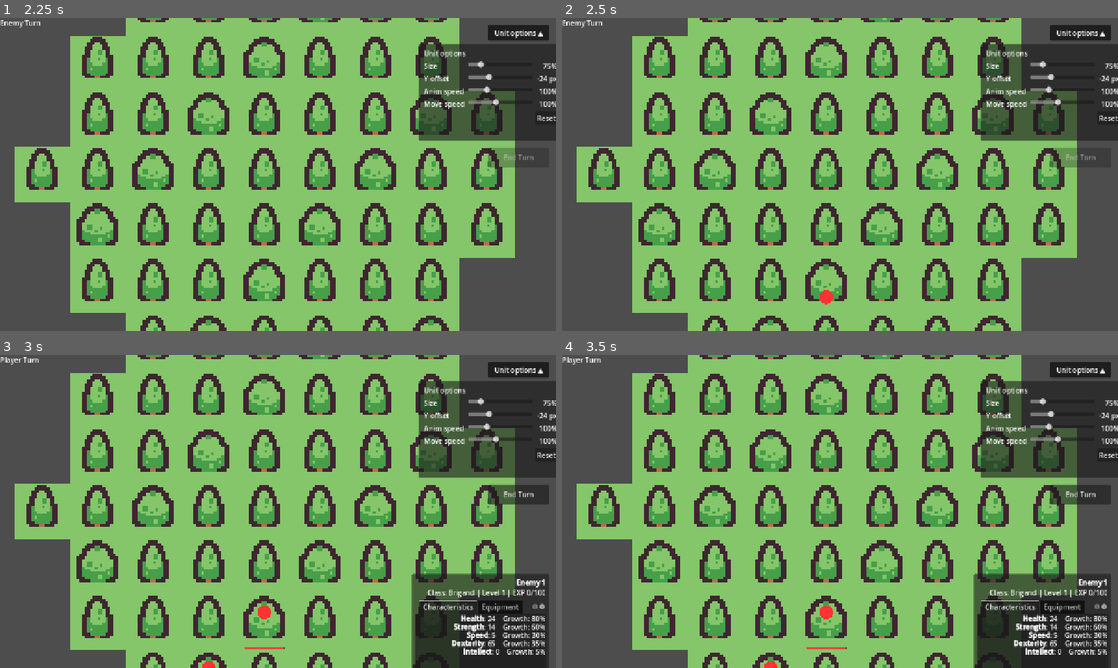
Above: before the commit, frames 1-4 (two rows, left to right).
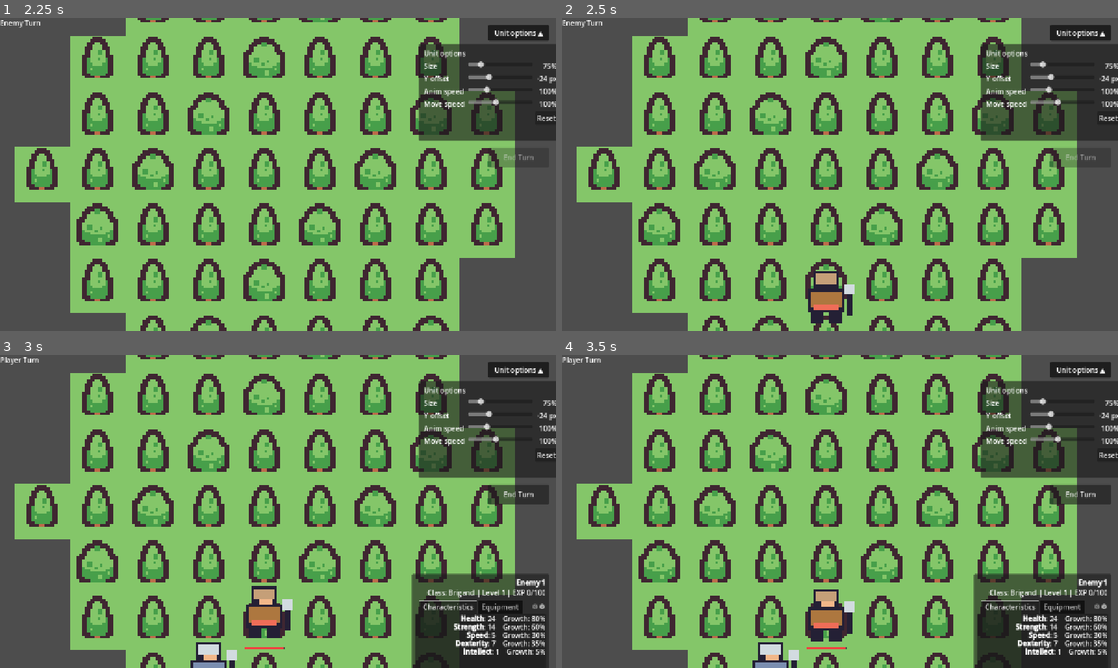
Above: after the commit, the same moments.

Repository: Baptisteberard/srpg
Game: Godot game, scene res://game_map2.tscn
Same seed, same stepped clock (60 frames per second), same inputs: the game is played once before the commit and once after it. This scene is started directly instead of the project's main scene.
Inputs (mouse positions are in pixels of both pictures, inside the frame that each line leads up to):
- Up to frame 1 (2.25 s): click "End Turn" at 0.5 s; click "Unit options ▼" at 1.25 s; click "End Turn" at 2 s
- Up to frame 2 (2.5 s): no input
- Up to frame 3 (3 s): tap Enter at 2.75 s; drag from (266, 624) to (333, 442) at 2.77 s
- Up to frame 4 (3.5 s): no input

Frame 1 is identical in both runs. In frame 2, 1.0% of the frame differs, in the area x 44-53%, y 80-98%; in frame 3, 1.7%; in frame 4, 1.7%, in the area x 34-98%, y 74-100%.

Commit message:
feat: complete roster battle sprites and terrain backdrops

Diff:
--- a/battle/battle_presentation.gd
+++ b/battle/battle_presentation.gd
@@ -4,10 +4,22 @@
 const GOLD := Color("#ffdc89")
 const FighterPack = preload("res://battle/fighter_animation_pack.gd")
 const BACKGROUND_DIR := "res://assets/local_battle_backgrounds/"
+const BUNDLED_BACKGROUNDS := {
+	"plains": preload("res://assets/battle_backgrounds/plains.png"),
+	"forest": preload("res://assets/battle_backgrounds/forest.png"),
+}
+const PLATFORM_SHEETS := {
+	"plains": preload("res://assets/battle_backgrounds/plains_platform.png"),
+	"forest": preload("res://assets/battle_backgrounds/forest_platform.png"),
+}
 const FAN_PACKS := {
+	"Recruit:Spear": ["recruit_lance/Lance.txt", Vector2(156, 104), [1, 3, 5, 6]],
 	"Archer:Bow": ["fletchling_bow/Bow.txt", Vector2(146, 104), [5, 6]],
 	"Brigand:Axe": ["oni_axe/Axe.txt", Vector2(160, 108), [1, 3]],
 	"Soldier:Spear": ["halberdier_lance/Lance.txt", Vector2(155, 104), [1, 3, 5, 6]],
+	"Thief:Dagger": ["hooded_knife/Knife.txt", Vector2(162, 106), [1, 3]],
+	"Fighter:Axe": ["fighter_axe/Axe.txt", Vector2(153, 105), [1, 3]],
+	"Knight:Spear": ["stalwart_lance/Lance.txt", Vector2(159, 101), [1, 3, 5, 6]],
 }
 
 var fighters: Array[Unit] = []
@@ -17,7 +29,9 @@
 var critical := false
 var forest_encounter := false
 var battle_background: Texture2D
+var battle_platform: Texture2D
 var backgrounds: Dictionary[String, Texture2D] = {}
+var platforms: Dictionary[String, Texture2D] = {}
 var fan_packs: Dictionary = {}
 var attack_mode := 1
 var attack_frame: Texture2D
@@ -35,7 +49,9 @@
 func begin(attacker: Unit, defender: Unit) -> void:
 	fighters.assign([attacker, defender] if attacker.faction == Unit.Faction.PLAYER else [defender, attacker])
 	forest_encounter = attacker.get_terrain_avoid() > 0 or defender.get_terrain_avoid() > 0
-	battle_background = _get_battle_background("forest" if forest_encounter else "plains")
+	var terrain := "forest" if forest_encounter else "plains"
+	battle_background = _get_battle_background(terrain)
+	battle_platform = _get_battle_platform(terrain) if battle_background == BUNDLED_BACKGROUNDS[terrain] else null
 	for fighter in fighters:
 		var key := _pack_key(fighter)
 		if FAN_PACKS.has(key) and not fan_packs.has(key):
@@ -111,34 +127,38 @@
 			var pixels := Image.load_from_file(path)
 			if pixels != null and not pixels.is_empty():
 				backgrounds[terrain] = ImageTexture.create_from_image(pixels)
+		if not backgrounds.has(terrain):
+			backgrounds[terrain] = BUNDLED_BACKGROUNDS[terrain]
 	return backgrounds.get(terrain)
 
+func _get_battle_platform(terrain: String) -> Texture2D:
+	if not platforms.has(terrain):
+		var sheet: Texture2D = PLATFORM_SHEETS[terrain]
+		var pixels := sheet.get_image().get_region(Rect2i(0, 0, 104, 32))
+		pixels.convert(Image.FORMAT_RGBA8)
+		var key := pixels.get_pixel(0, 31)
+		for y in range(pixels.get_height()):
+			for x in range(pixels.get_width()):
+				# The next platform's top row begins at x = 88.
+				if (y < 16 and x >= 88) or pixels.get_pixel(x, y) == key:
+					pixels.set_pixel(x, y, Color.TRANSPARENT)
+		platforms[terrain] = ImageTexture.create_from_image(pixels)
+	return platforms.get(terrain)
+
 func _draw_battle_background() -> void:
-	if battle_background != null:
-		var viewport_rect := Rect2(Vector2.ZERO, size)
-		var source_size := battle_background.get_size()
-		var scale_to_cover := maxf(size.x / source_size.x, size.y / source_size.y)
-		var visible_size := size / scale_to_cover
-		var source_rect := Rect2((source_size - visible_size) * 0.5, visible_size)
-		draw_set_transform(Vector2.ZERO)
-		draw_texture_rect_region(battle_background, viewport_rect, source_rect)
-		draw_set_transform(Vector2.ZERO, 0.0, size / Vector2(960, 540))
-		draw_rect(Rect2(0, 436, 960, 104), Color(0.05, 0.08, 0.13, 0.85))
-		return
-	draw_rect(Rect2(0, 0, 960, 540), Color("#212742"))
-	draw_circle(Vector2(730, 145), 55, Color("#ded2a1"))
-	draw_colored_polygon(PackedVector2Array([Vector2(0, 350), Vector2(170, 180), Vector2(345, 320), Vector2(580, 205), Vector2(960, 335), Vector2(960, 440), Vector2(0, 440)]), Color("#393f60"))
-	if forest_encounter:
-		for index in range(13):
-			var x := float(index * 83 - 27)
-			var crown := float(155 + posmod(index * 67, 115))
-			draw_rect(Rect2(x + 37, crown + 55, 12, 360 - crown - 55), Color("#38363b"))
-			draw_colored_polygon(PackedVector2Array([
-				Vector2(x + 43, crown), Vector2(x + 89, crown + 124),
-				Vector2(x - 3, crown + 124),
-			]), Color("#2d514a") if index % 2 == 0 else Color("#355f52"))
-	draw_rect(Rect2(0, 360, 960, 180), Color("#435745") if forest_encounter else Color("#59604b"))
-	draw_line(Vector2(0, 360), Vector2(960, 360), Color("#829274"), 3)
+	var source_size := battle_background.get_size()
+	var stage := Vector2(960, 540)
+	var scale_to_cover := maxf(stage.x / source_size.x, stage.y / source_size.y)
+	var visible_size := stage / scale_to_cover
+	var source_top_left := (source_size - visible_size) * 0.5
+	if battle_platform != null:
+		# The GBA backdrop's floor ends at source row 104.
+		source_top_left.y = 8.0
+	draw_texture_rect_region(battle_background, Rect2(Vector2.ZERO, stage), Rect2(source_top_left, visible_size))
+	if battle_platform != null:
+		draw_texture_rect(battle_platform, Rect2(138, 372, 208, 64), false)
+		draw_texture_rect(battle_platform, Rect2(614, 372, 208, 64), false)
+	draw_rect(Rect2(0, 436, 960, 104), Color(0.065, 0.085, 0.12, 0.93))
 
 func _draw() -> void:
 	if fighters.size() != 2 or size.x <= 0 or size.y <= 0:
@@ -174,6 +194,9 @@
 			var sprite_scale := 4.0
 			draw_texture_rect(frame, Rect2(-pack.feet * sprite_scale, frame.get_size() * sprite_scale), false,
 				Color(1, 1, 1, tint.a))
+			var effect: Texture2D = pack.effects.get(frame)
+			if effect != null:
+				draw_texture_rect(effect, Rect2(-pack.feet * sprite_scale, effect.get_size() * sprite_scale), false)
 		else:
 			_draw_fighter(weapon, tint, motion)
 		draw_set_transform(Vector2.ZERO, 0.0, size / Vector2(960, 540))
--- a/battle/battle_runtime.gd
+++ b/battle/battle_runtime.gd
@@ -3,9 +3,7 @@
 
 const TerrainArt = preload("res://tiles/terrain_art.gd")
 
-const UnitDefinitionScript = preload("res://units/unit_definition.gd")
-const EquipmentCatalogScript = preload("res://equipment/equipment_catalog.gd")
-const SkillCatalogScript = preload("res://skills/skill_catalog.gd")
+const Roster = preload("res://units/unit_roster.gd")
 
 @export var player_unit_count: int = 1
 @export var enemy_unit_count: int = 1
@@ -30,90 +28,16 @@
 
 
 func _apply_prototype_definitions() -> void:
+	# Opening a map directly uses the same class definitions as the roster menu.
 	if player_unit_definitions.is_empty():
-		var recruit_animation: FE8MapSpriteAnimation = null
-		if FE8MapSpriteImporter.source_available():
-			recruit_animation = FE8MapSpriteImporter.load_animation("Recruit", "ally")
+		var ally_classes := [0, 3, 2, 4]
 		for index in range(maxi(0, player_unit_count)):
-			player_unit_definitions.append(
-				_make_prototype_definition("Recruit", recruit_animation, index)
-			)
+			player_unit_definitions.append(Roster.create(ally_classes[index % ally_classes.size()], false))
 
 	if enemy_unit_definitions.is_empty():
-		var brigand_animation: FE8MapSpriteAnimation = null
-		if FE8MapSpriteImporter.source_available():
-			brigand_animation = FE8MapSpriteImporter.load_animation("Brigand", "enemy")
+		var enemy_classes := [1, 6, 5, 2]
 		for index in range(maxi(0, enemy_unit_count)):
-			enemy_unit_definitions.append(
-				_make_prototype_definition("Brigand", brigand_animation, index)
-			)
-
-
-func _make_prototype_definition(
-	class_name_value: String,
-	animation: FE8MapSpriteAnimation,
-	loadout_index: int
-) -> UnitStats:
-	var definition := UnitDefinitionScript.new() as UnitStats
-	definition.display_name = ""
-	definition.unit_class_name = class_name_value
-	if class_name_value == "Recruit":
-		definition.health = 20
-		definition.strength = 12
-		definition.speed = 8
-		definition.dexterity = 80
-		definition.health_growth_rate = 70
-		definition.strength_growth_rate = 40
-		definition.speed_growth_rate = 50
-		definition.dexterity_growth_rate = 55
-		definition.intellect_growth_rate = 10
-		_apply_recruit_loadout(definition, loadout_index)
-	elif class_name_value == "Brigand":
-		definition.health = 24
-		definition.strength = 14
-		definition.speed = 5
-		definition.dexterity = 65
-		definition.health_growth_rate = 80
-		definition.strength_growth_rate = 60
-		definition.speed_growth_rate = 30
-		definition.dexterity_growth_rate = 35
-		definition.intellect_growth_rate = 5
-		_apply_brigand_loadout(definition, loadout_index)
-	definition.fe8_map_sprite_animation = animation
-	return definition
-
-
-func _apply_recruit_loadout(definition: UnitStats, loadout_index: int) -> void:
-	match loadout_index % 4:
-		0:
-			definition.equipped_weapon = EquipmentCatalogScript.BASIC_SWORD
-			definition.equipped_armor = EquipmentCatalogScript.MAIL_HAUBERK
-			definition.active_skills = [SkillCatalogScript.HEAL]
-		1:
-			definition.equipped_weapon = EquipmentCatalogScript.LONGBOW
-			definition.equipped_armor = EquipmentCatalogScript.BRIGANDINE
-		2:
-			definition.equipped_weapon = EquipmentCatalogScript.BASIC_SPEAR
-			definition.equipped_armor = EquipmentCatalogScript.LAMELLAR_ARMOR
-		_:
-			definition.equipped_weapon = EquipmentCatalogScript.DAGGER
-			definition.equipped_armor = EquipmentCatalogScript.PADDED_GAMBESON
-
-
-func _apply_brigand_loadout(definition: UnitStats, loadout_index: int) -> void:
-	match loadout_index % 4:
-		0:
-			definition.equipped_weapon = EquipmentCatalogScript.BASIC_AXE
-			definition.equipped_armor = EquipmentCatalogScript.PADDED_GAMBESON
-		1:
-			definition.equipped_weapon = EquipmentCatalogScript.WAR_HAMMER
-			definition.equipped_armor = EquipmentCatalogScript.STEEL_PLATE_HARNESS
-		2:
-			definition.equipped_weapon = EquipmentCatalogScript.MACE
-			definition.equipped_armor = EquipmentCatalogScript.COAT_OF_PLATES
-		_:
-			definition.equipped_weapon = EquipmentCatalogScript.BASIC_SPEAR
-			definition.equipped_armor = EquipmentCatalogScript.LAMELLAR_ARMOR
+			enemy_unit_definitions.append(Roster.create(enemy_classes[index % enemy_classes.size()], true))
 
 
 func _ready() -> void:
--- a/battle/fighter_animation_pack.gd
+++ b/battle/fighter_animation_pack.gd
@@ -4,6 +4,7 @@
 const PACK_ROOT := "res://assets/fan_battle_reference/"
 
 var frames: Dictionary = {}
+var effects: Dictionary[Texture2D, Texture2D] = {}
 var modes: Dictionary = {}
 var feet: Vector2
 
@@ -55,13 +56,23 @@
 	var pixels := source.get_image()
 	pixels.convert(Image.FORMAT_RGBA8)
 	var background := pixels.get_pixel(0, 0)
+	var effect: Image
 	if pixels.get_width() == 488:
-		# The actor occupies the left 240 pixels; the extra plane is an effect overlay.
+		# Wide frames stack a second GBA canvas next to the actor.
+		effect = pixels.get_region(Rect2i(240, 0, 240, pixels.get_height()))
 		pixels = pixels.get_region(Rect2i(0, 0, 240, pixels.get_height()))
+	_remove_background(pixels, background)
+	var frame := ImageTexture.create_from_image(pixels)
+	if effect != null:
+		_remove_background(effect, background)
+		if not effect.is_invisible():
+			effects[frame] = ImageTexture.create_from_image(effect)
+	return frame
+
+func _remove_background(pixels: Image, background: Color) -> void:
 	# Preserve each full canvas so the feet stay anchored between poses.
 	# The top edge includes palette metadata outside the playable image.
 	for y in range(pixels.get_height()):
 		for x in range(pixels.get_width()):
 			if y < 4 or pixels.get_pixel(x, y) == background:
 				pixels.set_pixel(x, y, Color.TRANSPARENT)
-	return ImageTexture.create_from_image(pixels)
--- a/tests/run_tests.gd
+++ b/tests/run_tests.gd
@@ -13,7 +13,7 @@
 
 func _run() -> void:
 	_test_fe8_map_sprite_import()
-	_test_fan_battle_packs()
+	await _test_fan_battle_packs()
 	await _test_roster_menu()
 	await _test_battle_scene("res://game.tscn", 1, 1)
 	await _test_battle_scene("res://game_map2.tscn", 2, 2)
@@ -35,12 +35,62 @@
 
 
 func _test_fan_battle_packs() -> void:
-	var presentation = preload("res://battle/battle_presentation.gd")
-	var loader = preload("res://battle/fighter_animation_pack.gd")
-	for key in presentation.FAN_PACKS:
-		var config: Array = presentation.FAN_PACKS[key]
-		var pack = loader.load_pack(config[0], config[1], config[2])
-		_expect(pack != null, "%s loads its idle, normal and critical attacks" % key)
+	const Roster = preload("res://units/unit_roster.gd")
+	const Stage = preload("res://battle/battle_presentation.gd")
+	const UnitScene = preload("res://unit.tscn")
+	var map: Node = load("res://game.tscn").instantiate()
+	var board := map.get_node("Board") as Board
+	var locations: Dictionary = {}
+	for cell in board.get_used_cells():
+		locations[board.is_forest(cell)] = cell
+	var presentation := Stage.new()
+	root.add_child(presentation)
+	var resolver := CombatResolver.new()
+	resolver.presentation = presentation
+	var old_time_scale := Engine.time_scale
+	Engine.time_scale = 8.0
+	for index in range(Roster.ENTRIES.size()):
+		var ally := Roster.create(index, false)
+		var enemy := Roster.create(index, true)
+		var attacker := UnitScene.instantiate() as Unit
+		var defender := UnitScene.instantiate() as Unit
+		root.add_child(attacker)
+		root.add_child(defender)
+		attacker.apply_definition(ally)
+		defender.apply_definition(enemy)
+		attacker.speed = 99
+		attacker.flat_hit_modifier = 500
+		attacker.combat_board = board
+		defender.attack_range = 0
+		_expect(attacker.has_fe8_map_sprite_animation() and defender.has_fe8_map_sprite_animation(),
+			"%s has animated map sprites in both factions" % ally.unit_class_name)
+
+		var key := presentation._pack_key(attacker)
+		_expect(Stage.FAN_PACKS.has(key), "%s has a battle pack for its actual equipped weapon" % ally.unit_class_name)
+		if Stage.FAN_PACKS.has(key):
+			for mode in Stage.FAN_PACKS[key][2]:
+				var is_critical: bool = mode in [3, 6]
+				var ranged: bool = mode in [5, 6]
+				attacker.faction = Unit.Faction.ENEMY if is_critical else Unit.Faction.PLAYER
+				defender.faction = Unit.Faction.PLAYER if is_critical else Unit.Faction.ENEMY
+				attacker.flat_crit_modifier = 500 if is_critical else -500
+				attacker.cell = locations[is_critical]
+				defender.cell = attacker.cell + Vector2i(2 if ranged else 1, 0)
+				defender.set_stats(100, 0, 0, 0, 0, 0)
+				var expected_hp := 100 - attacker.get_physical_damage_against(defender, is_critical)
+				await resolver.resolve(attacker, defender)
+				_expect(presentation._uses_pack(attacker) and presentation.attack_mode == mode
+					and defender.current_hp == expected_hp and not presentation.visible,
+					"%s plays mode %d and resolves its attack" % [ally.unit_class_name, mode])
+				_expect(presentation.forest_encounter == is_critical and presentation.battle_background != null,
+					"%s selects a backdrop for mode %d's terrain" % [ally.unit_class_name, mode])
+		attacker.queue_free()
+		defender.queue_free()
+		await process_frame
+	Engine.time_scale = old_time_scale
+	presentation.queue_free()
+	map.free()
+	await process_frame
 
 func _test_roster_menu() -> void:
 	var menu_scene := (load("res://main.tscn") as PackedScene).instantiate() as Main
--- a/units/unit_roster.gd
+++ b/units/unit_roster.gd
@@ -9,13 +9,13 @@
 
 # Stats and growths are ordered HP, Strength, Speed, Dexterity, Intellect.
 const ENTRIES = [
-	["Recruit", [20, 12, 8, 14, 4], [70, 40, 50, 55, 25], Gear.BASIC_SWORD, Gear.MAIL_HAUBERK, Color("#4d8ed3")],
+	["Recruit", [20, 12, 8, 14, 4], [70, 40, 50, 55, 25], Gear.BASIC_SPEAR, Gear.MAIL_HAUBERK, Color("#4d8ed3")],
 	["Brigand", [24, 14, 5, 7, 1], [80, 60, 30, 35, 5], Gear.BASIC_AXE, Gear.PADDED_GAMBESON, Color("#ad773f")],
 	["Soldier", [22, 11, 9, 12, 2], [65, 45, 45, 50, 15], Gear.BASIC_SPEAR, Gear.LAMELLAR_ARMOR, Color("#449678")],
 	["Archer", [18, 9, 11, 18, 3], [50, 35, 55, 65, 20], Gear.LONGBOW, Gear.BRIGANDINE, Color("#82994b")],
 	["Thief", [17, 8, 15, 20, 2], [45, 30, 70, 70, 15], Gear.DAGGER, Gear.PADDED_GAMBESON, Color("#9c70bf")],
-	["Fighter", [25, 13, 7, 10, 3], [75, 50, 35, 40, 20], Gear.MACE, Gear.COAT_OF_PLATES, Color("#c18d50")],
-	["Knight", [28, 16, 6, 8, 1], [85, 65, 25, 30, 10], Gear.WAR_HAMMER, Gear.STEEL_PLATE_HARNESS, Color("#7b8eb0")],
+	["Fighter", [25, 13, 7, 10, 3], [75, 50, 35, 40, 20], Gear.BASIC_AXE, Gear.COAT_OF_PLATES, Color("#c18d50")],
+	["Knight", [28, 16, 6, 8, 1], [85, 65, 25, 30, 10], Gear.BASIC_SPEAR, Gear.STEEL_PLATE_HARNESS, Color("#7b8eb0")],
 ]
 
 static func create(index: int, enemy: bool) -> UnitStats:
Binary file added: assets/battle_backgrounds/forest.png
Not shown, added: assets/battle_backgrounds/forest.png.import
Binary file added: assets/battle_backgrounds/forest_platform.png
Not shown, added: assets/battle_backgrounds/forest_platform.png.import
Binary file added: assets/battle_backgrounds/plains.png
Not shown, added: assets/battle_backgrounds/plains.png.import
Binary file added: assets/battle_backgrounds/plains_platform.png
Not shown, added: assets/battle_backgrounds/plains_platform.png.import
Not shown, added: assets/fan_battle_reference/fighter_axe/Axe.txt
Binary file added: assets/fan_battle_reference/fighter_axe/Axe_000.png
Not shown, added: assets/fan_battle_reference/fighter_axe/Axe_000.png.import
Binary file added: assets/fan_battle_reference/fighter_axe/Axe_001.png
(and 494 more such lines)
